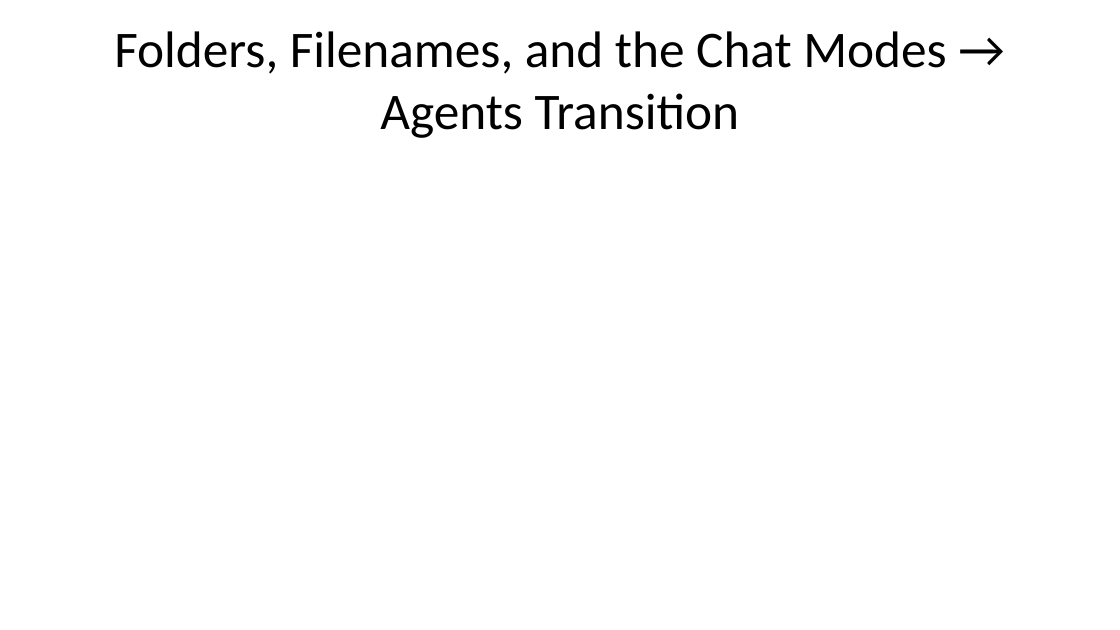
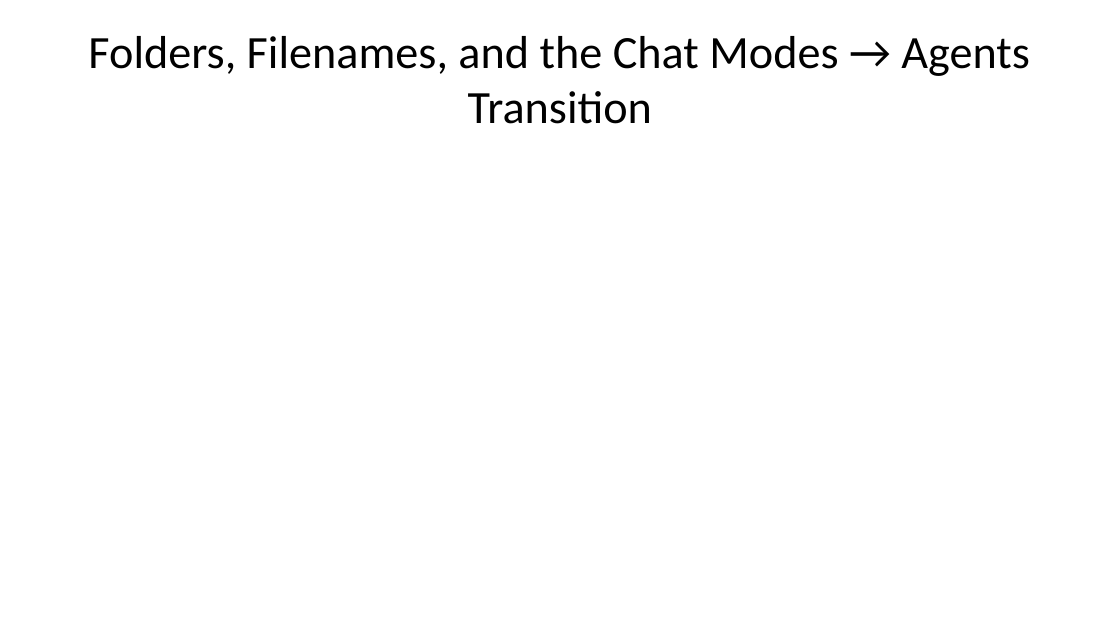
Before and after one commit to j0hnnymiller/AI-Assisted-Software-Development, a slide deck: slide 3 of Slides/individual-slides/chat-mode.pptx. Drawn at 1120x630 pixels with LibreOffice and Linux fonts; fonts in the diff are those of the drawing. Boxes give left, top, right and bottom in pixels: in the first picture for what was removed or moved away, otherwise in the second. Text is boxed around its words. In the diff, an @@ line names an element or a change of style, - is before the commit and + after.

```diff
--- a/Slides/individual-slides/chat-mode.pptx
+++ b/Slides/individual-slides/chat-mode.pptx
@@ title "Folders, Filenames, and the Chat ..." at [88, 36, 1030, 124]: size 33 to 29.7 pt @@
```
Also in this commit, not shown: 2 other slides changed, 1 slide added, 32 other files.
